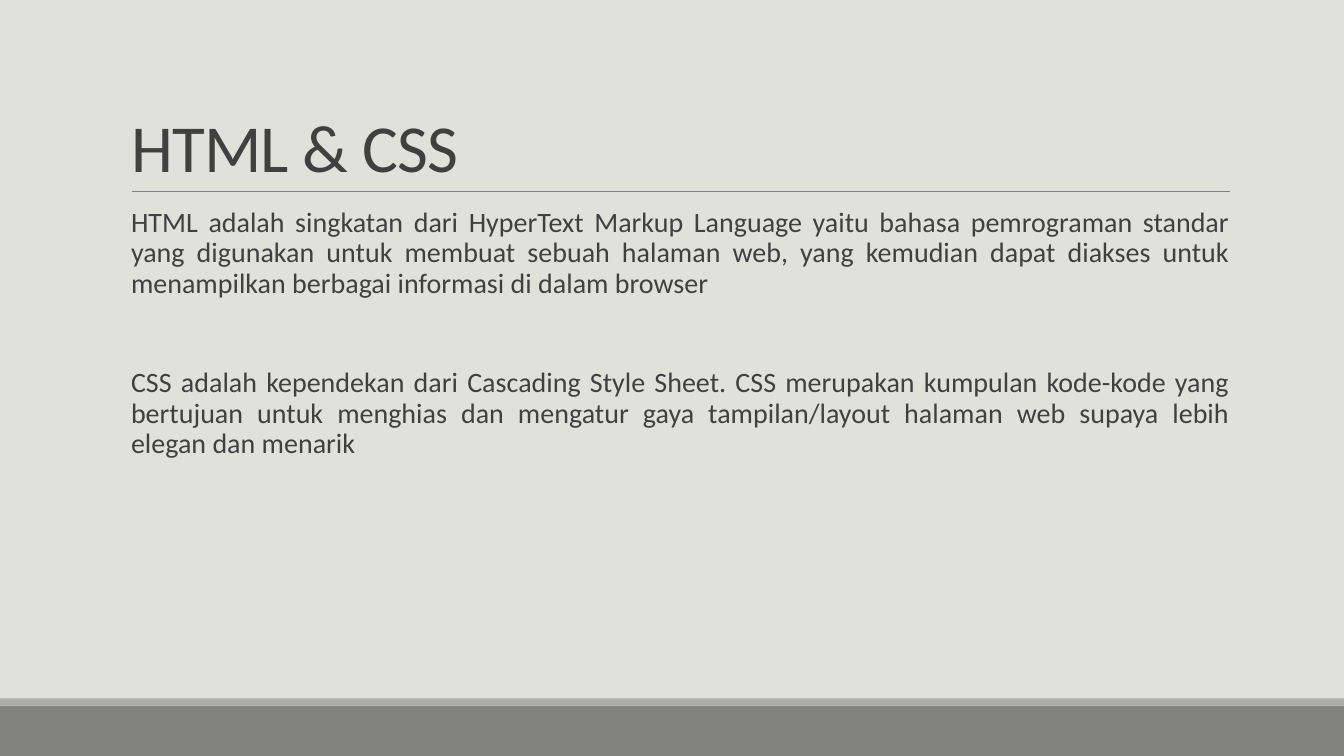
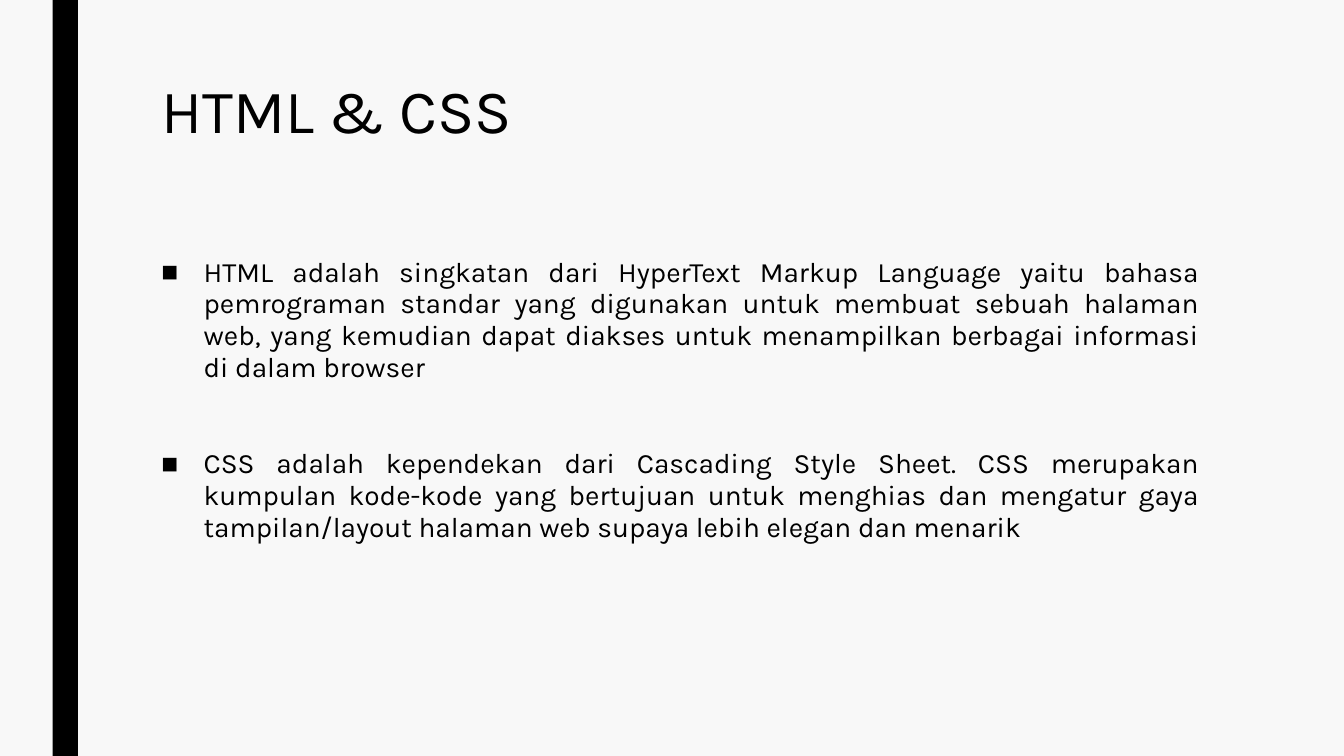
Before and after one commit to annisaaadindra/quotes-web-app, a slide deck: slide 3 of Annisaa Adindra Daulay.pptx. Drawn at 1344x756 pixels with LibreOffice and Linux fonts; fonts in the diff are those of the drawing. Boxes give left, top, right and bottom in pixels: in the first picture for what was removed or moved away, otherwise in the second. Text is boxed around its words. In the diff, an @@ line names an element or a change of style, - is before the commit and + after.

```diff
--- a/Annisaa Adindra Daulay.pptx
+++ b/Annisaa Adindra Daulay.pptx
@@ background #E1E1DB to #F8F8F8 @@
@@ rectangle added at <box>52,0,78,756</box>, fill #000000 @@
@@ title "HTML & CSS": place and size @@
-title "HTML & CSS" at <box>131,128,459,173</box>
+title "HTML & CSS" at <box>161,93,512,134</box>
@@ title "HTML & CSS" at <box>161,93,512,134</box>: size 48 to 44 pt, font Calibri to Karla, text colour #404040 to #000000, letter spacing -0.5 to 0 pt; line spacing 0.85 to 0.89; vertical alignment bottom to top @@
@@ line removed from (132, 192) to (1231, 192) @@
@@ text "HTML adalah singkatan dari HyperText ...": place and size @@
-text "HTML adalah singkatan dari HyperText ..." at <box>131,212,1229,458</box>
+text "HTML adalah singkatan dari HyperText ..." at <box>204,262,1199,544</box>
@@ text "HTML adalah singkatan dari HyperText ..." at <box>204,262,1199,544</box>: font Calibri to Karla, text colour #404040 to #000000; bullet   to ■; line spacing 0.9 to 0.94; less space between paragraphs @@
@@ rectangle removed at <box>0,706,1344,756</box> @@
@@ rectangle removed at <box>0,699,1344,706</box> @@
```
Also in this commit, not shown: 7 other slides changed, 1 other file.
